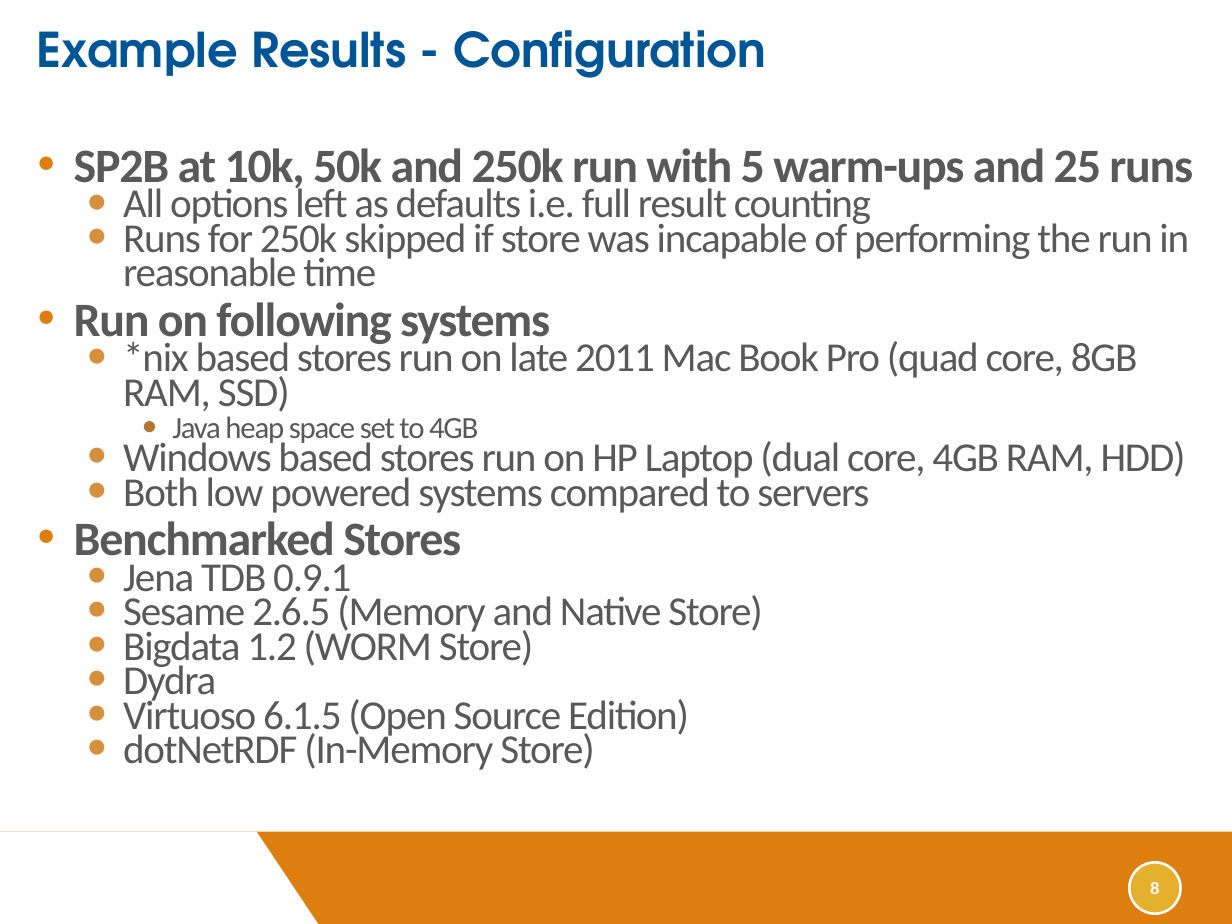
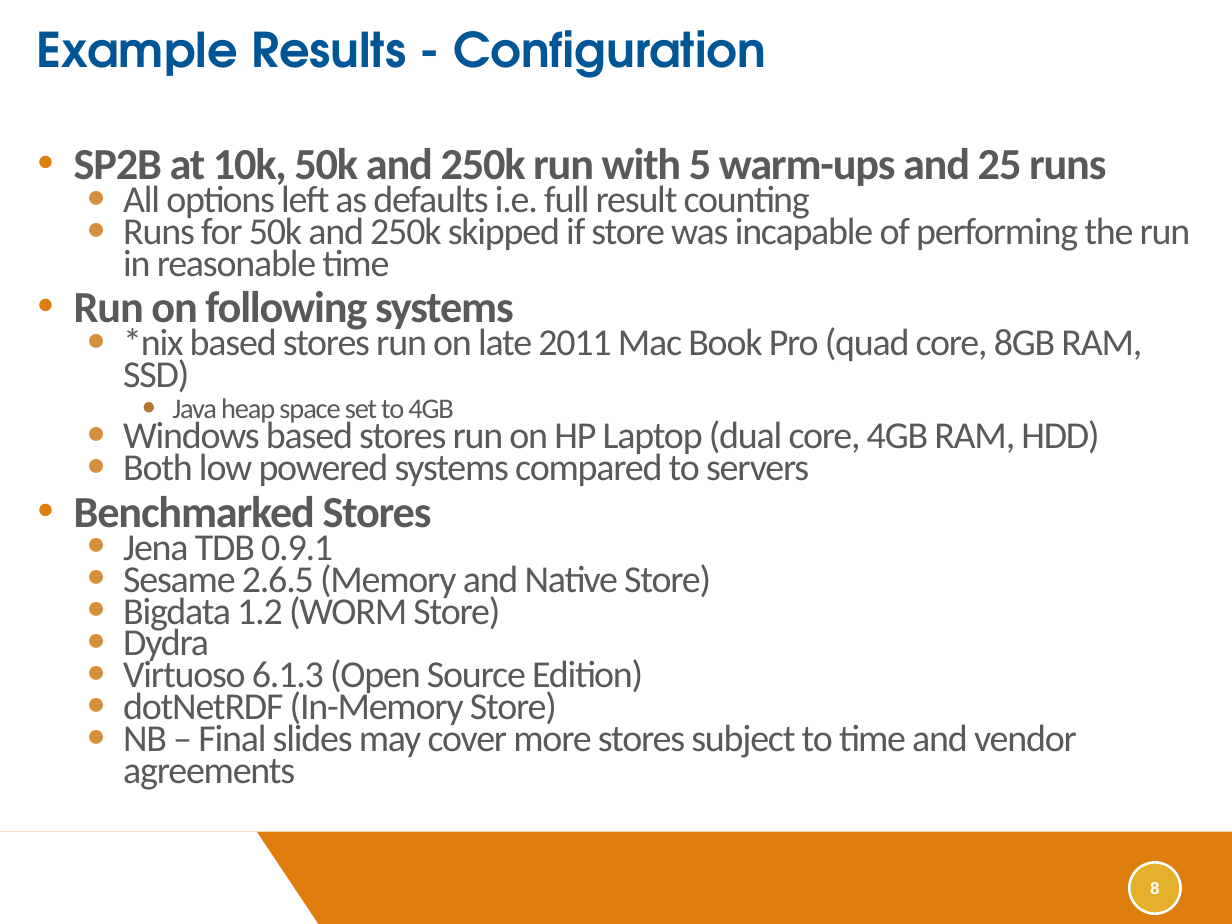
Before and after one commit to JohnGoldsmith/dotnetrdf-wiki, a slide deck: slide 8 of Slides/SemTech West 2012 Conference Presentation.pptx. Drawn at 1232x924 pixels with LibreOffice and Linux fonts; fonts in the diff are those of the drawing; background and template pictures are left out. Boxes give left, top, right and bottom in pixels: in the first picture for what was removed or moved away, otherwise in the second. Text is boxed around its words. In the diff, an @@ line names an element or a change of style, - is before the commit and + after.

```diff
--- a/Slides/SemTech West 2012 Conference Presentation.pptx
+++ b/Slides/SemTech West 2012 Conference Presentation.pptx
@@ text at (x1=74, y1=148, x2=1142, y2=729): size 28 to 25.9 pt in "SP2B at 10k, 50k and 250k run ...", "Run on following systems", "Benchmarked Stores"; size 24 to 22.2 pt in "All options left as defaults i.e. full ...", "*nix based stores run on late 2011 ...", "Windows based stores run on HP Laptop ...", "Both low powered systems compared to servers" and 5 more places; size 18 to 16.6 pt in "Java heap space set to 4GB" @@
@@ text at (x1=123, y1=212, x2=1191, y2=277): text changed; size 24 to 22.2 pt @@
-  ● Runs for 250k skipped if store was incapable of performing the run in reasonable time
+  ● Runs for 50k and 250k skipped if store was incapable of performing the run in reasonable time
@@ text at (x1=123, y1=656, x2=643, y2=697): text changed; size 24 to 22.2 pt @@
-  ● Virtuoso 6.1.5 (Open Source Edition)
+  ● Virtuoso 6.1.3 (Open Source Edition)
@@ text at (x1=123, y1=720, x2=1077, y2=790): paragraph added @@
+  ● NB – Final slides may cover more stores subject to time and vendor agreements
```
Also in this commit, not shown: 5 other slides changed.
